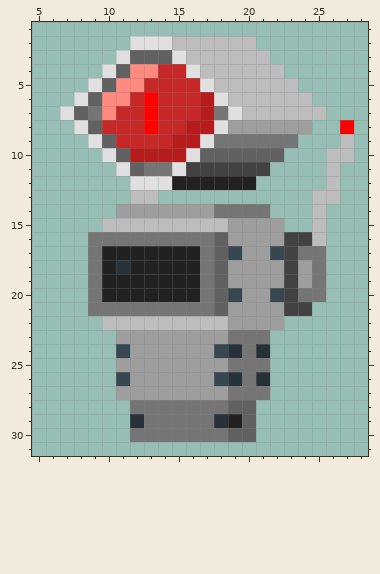
Pixel-art sprite, stored at graphisme/Ennemies/Mobs/WatcherRobot/Idle/WatcherRobot_Idle_frame1.png. This is how it looked before the edit.
The file is 32x32 pixels. Colours within 5 levels of each other are drawn and written as one. Shown: x 5..28, y 1..31.
Once edited:
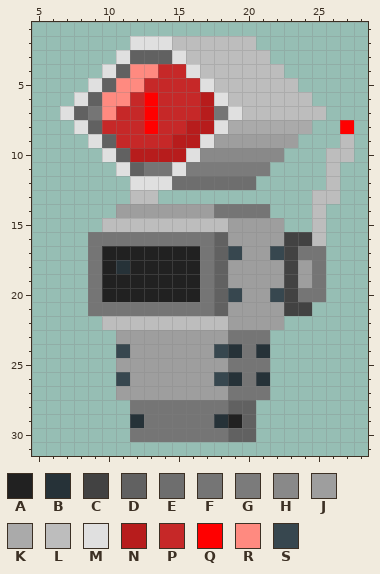
Palette (. is transparent): A #212121  B #263238  C #424242  D #616161  E #6e6e6e  F #757575  G #7b7b7b  H #898989  J #9e9e9e  K #aaaaaa  L #bdbdbd  M #e0e0e0  N #b71c1c  P #c62828  Q #ff0000  R #ff8a80  S #37474f
Changes in this commit:
@@ x 13..26 @@
  7 QPPPNFMLLLLLL.
- 8 QPPNNMJJJJJJ..
- 9 PPNNMFFFFFF...
-10 NNNMDDDDDD...L
-11 FFMCCCCCC....L
-12 MMAAAAAA.....L
+ 8 QPPNNMKKKKKK..
+ 9 PPNNMJJJJJJ...
+10 NNNMHHHHHH...L
+11 FFMGGGGGG....L
+12 MMEEEEEE.....L
 13 L...........LL
